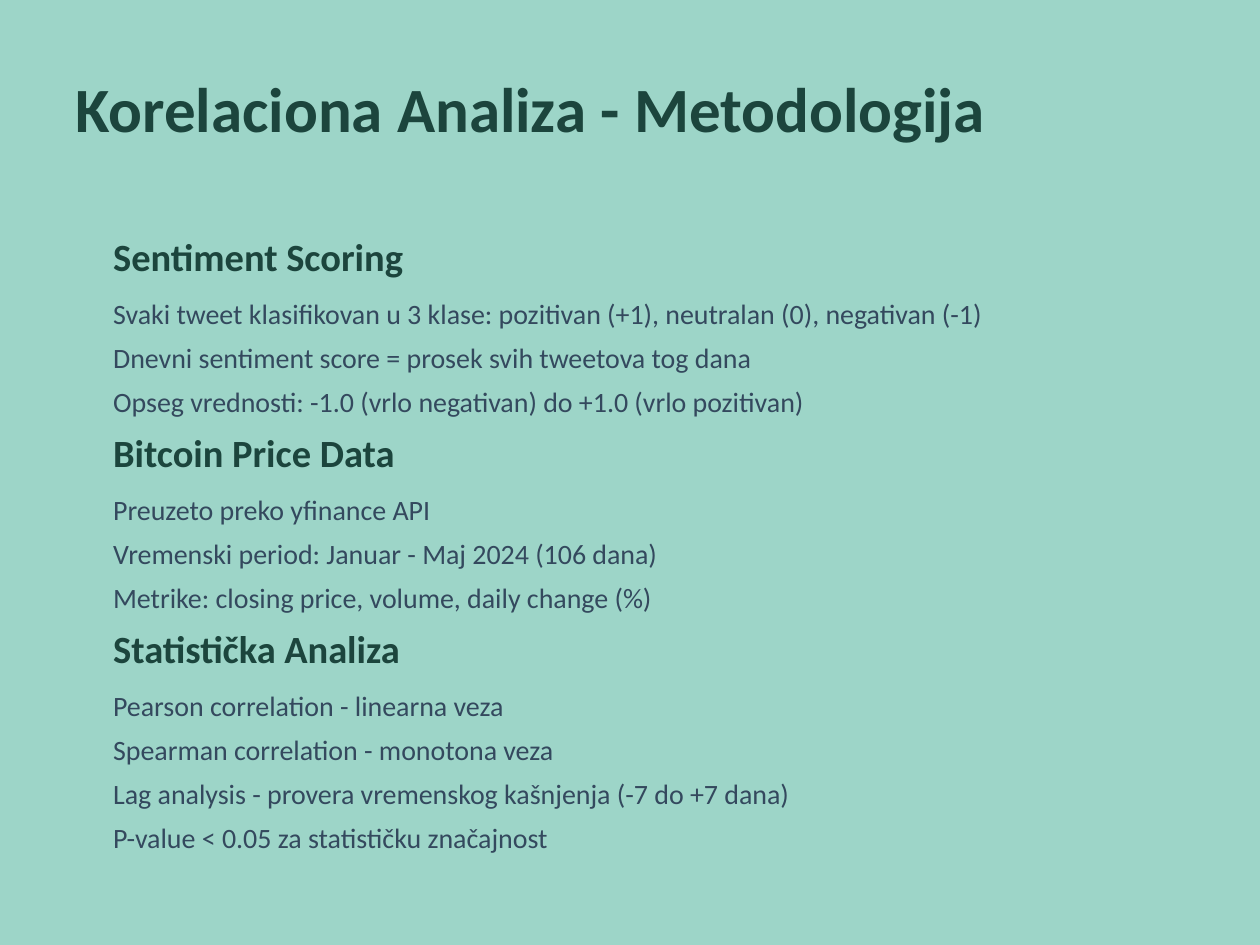
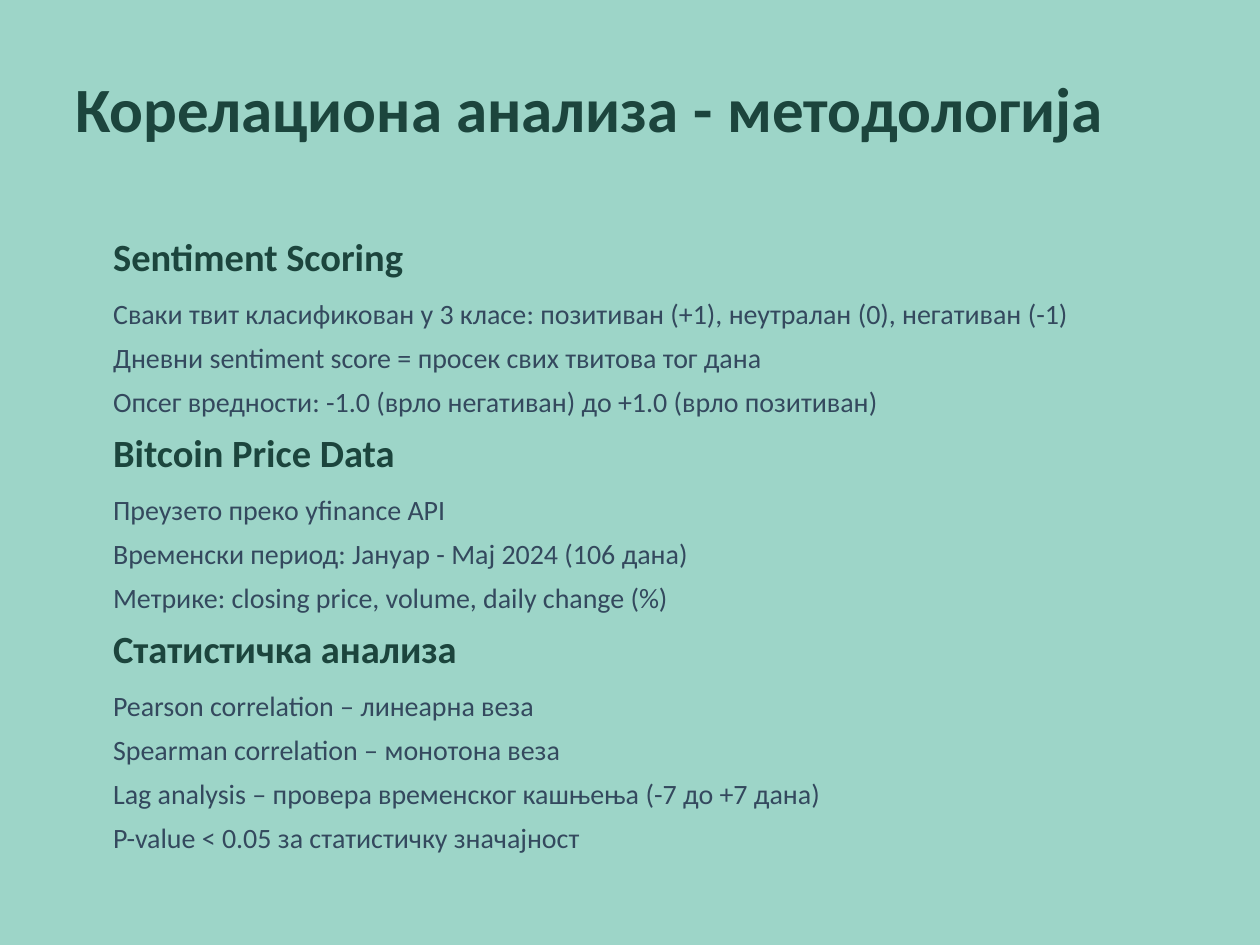
Before and after one commit to borisletic/diplomski, a slide deck: slide 11 of Prezentacija_Diplomski_Boris_Letic_RA_207_2021.pptx. Drawn at 1260x945 pixels with LibreOffice and Linux fonts; fonts in the diff are those of the drawing. Boxes give left, top, right and bottom in pixels: in the first picture for what was removed or moved away, otherwise in the second. Text is boxed around its words. In the diff, an @@ line names an element or a change of style, - is before the commit and + after.

```diff
--- a/Prezentacija_Diplomski_Boris_Letic_RA_207_2021.pptx
+++ b/Prezentacija_Diplomski_Boris_Letic_RA_207_2021.pptx
@@ text at box(75, 88, 1103, 143): text changed @@
-Korelaciona Analiza - Metodologija
+Корелациона анализа - методологија
@@ text at box(113, 304, 1068, 417): text changed @@
-Svaki tweet klasifikovan u 3 klase: pozitivan (+1), neutralan (0), negativan (-1)
-Dnevni sentiment score = prosek svih tweetova tog dana
-Opseg vrednosti: -1.0 (vrlo negativan) do +1.0 (vrlo pozitivan)
+Сваки твит класификован у 3 класе: позитиван (+1), неутралан (0), негативан (-1)
+Дневни sentiment score = просек свих твитова тог дана
+Опсег вредности: -1.0 (врло негативан) до +1.0 (врло позитиван)
@@ text at box(113, 500, 820, 853): text changed @@
-Preuzeto preko yfinance API
-Vremenski period: Januar - Maj 2024 (106 dana)
-Metrike: closing price, volume, daily change (%)
-Statistička Analiza
-Pearson correlation - linearna veza
-Spearman correlation - monotona veza
-Lag analysis - provera vremenskog kašnjenja (-7 do +7 dana)
-P-value < 0.05 za statističku značajnost
+Преузето преко yfinance API
+Временски период: Јануар - Мај 2024 (106 дана)
+Метрике: closing price, volume, daily change (%)
+Статистичка анализа
+Pearson correlation – линеарна веза
+Spearman correlation – монотона веза
+Lag analysis – провера временског кашњења (-7 до +7 дана)
+P-value < 0.05 за статистичку значајност
```
Also in this commit, not shown: 7 other slides changed, 8 slides added, 8 slides removed.
